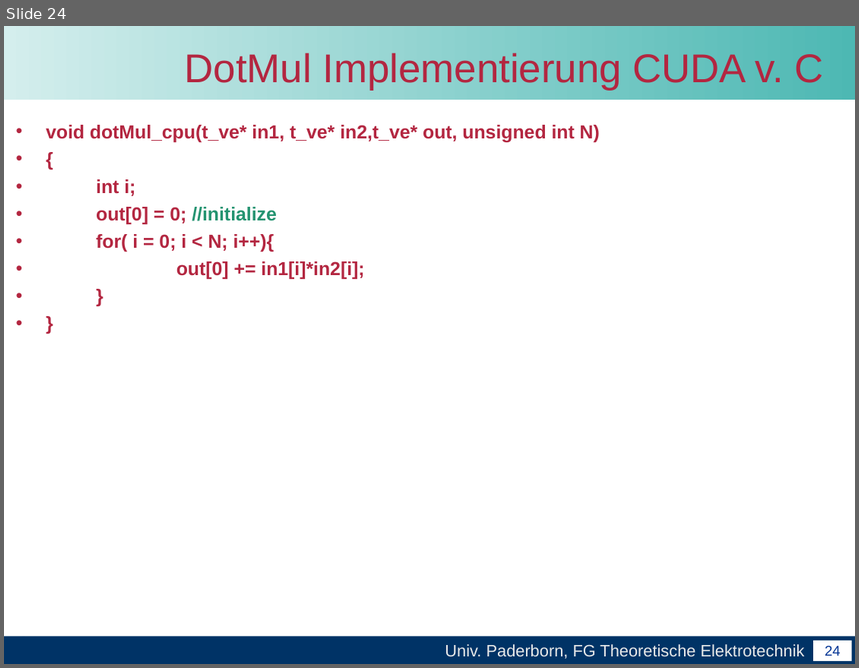
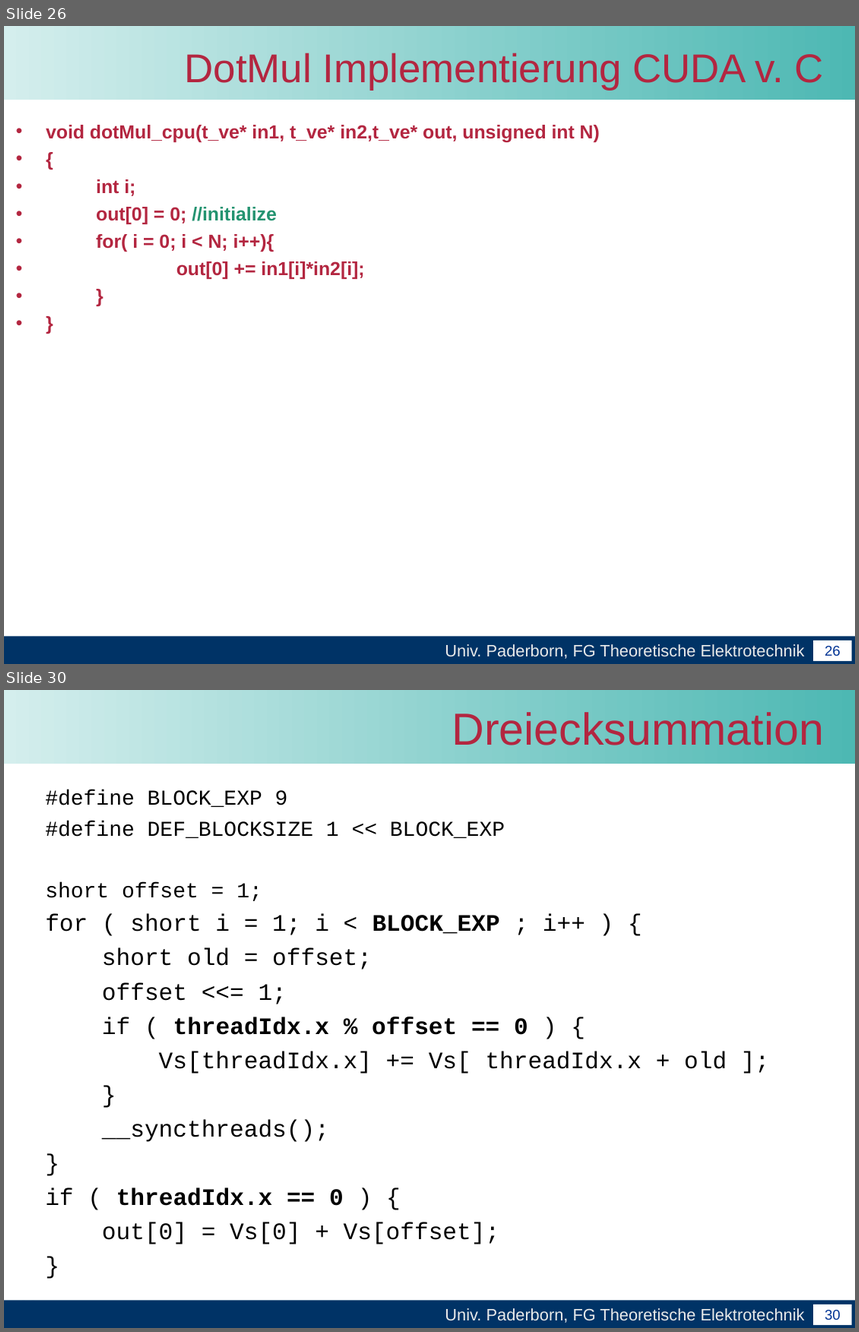
Before and after one commit to unconditional/projektarbeitcuda, a slide deck: Vortrag/Zwischenvortrag der Projektarbeit CUDA(xby).ppt. Shown one above the other, each under a label of ours: slide 24 before the commit, slides 26 and 30 after it; the slides between them are not shown. The pictures are 859x668 and 859x1332 pixels, drawn with LibreOffice and Linux fonts; fonts in the diff are those of the drawing; background and template pictures are left out. Boxes give left, top, right and bottom in pixels: in the first picture for what was removed or moved away, otherwise in the second. Text is boxed around its words. In the diff, an @@ line names an element or a change of style, - is before the commit and + after.

```diff
--- a/Vortrag/Zwischenvortrag der Projektarbeit CUDA(xby).ppt
+++ b/Vortrag/Zwischenvortrag der Projektarbeit CUDA(xby).ppt
@@ slide 30 added at [4, 690, 855, 1328], background #FFFFFF; not listed: 4 template elements that a slide beside it also shows @@
@@ title added at [452, 712, 823, 745], 38 pt, text #B32640 @@
+Dreiecksummation
@@ text added at [45, 790, 727, 1245], 20 pt, text #000000 @@
+#define BLOCK_EXP 9
+#define DEF_BLOCKSIZE 1 << BLOCK_EXP
+short offset = 1;
+for ( short i = 1; i < BLOCK_EXP ; i++ ) {
+short old = offset;
+offset <<= 1;
+if ( threadIdx.x % offset == 0 ) {
+Vs[threadIdx.x] += Vs[ threadIdx.x + old ];
+}
+__syncthreads();
+}
+if ( threadIdx.x == 0 ) {
+out[0] = Vs[0] + Vs[offset];
+}
@@ what was slide 24 is now slide 26 @@
@@ page number at [825, 646, 841, 657]: text changed @@
-24
+26
```
Also in this commit, not shown: 2 slides changed, 8 other slides added.
